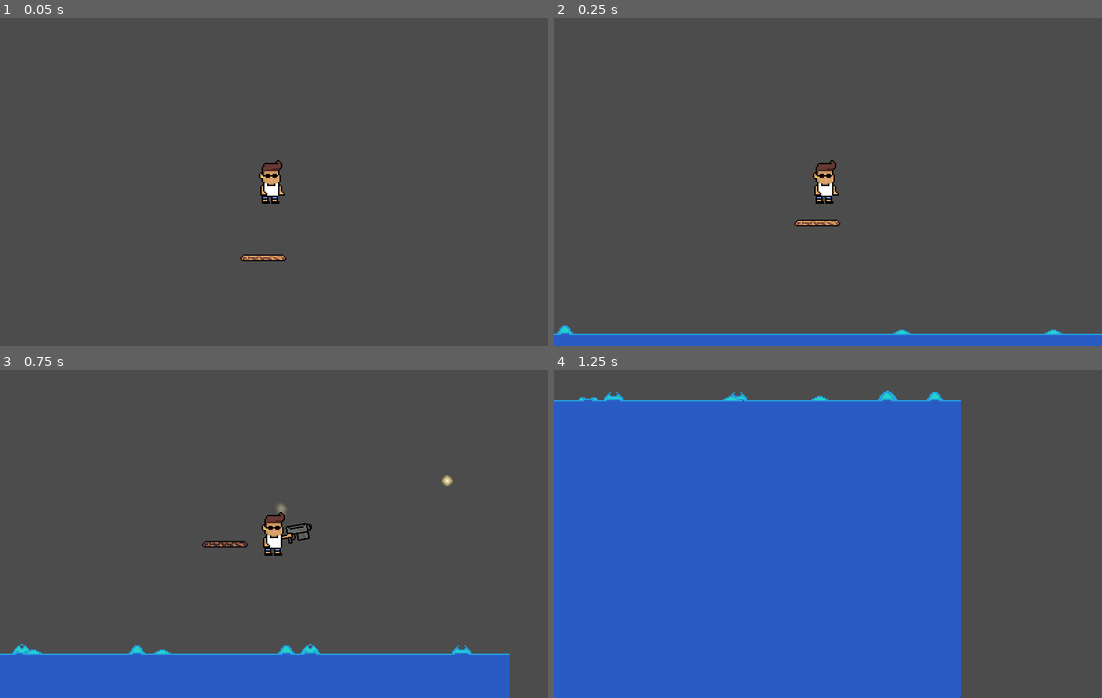
Above: before the commit, frames 1-4 (two rows, left to right).
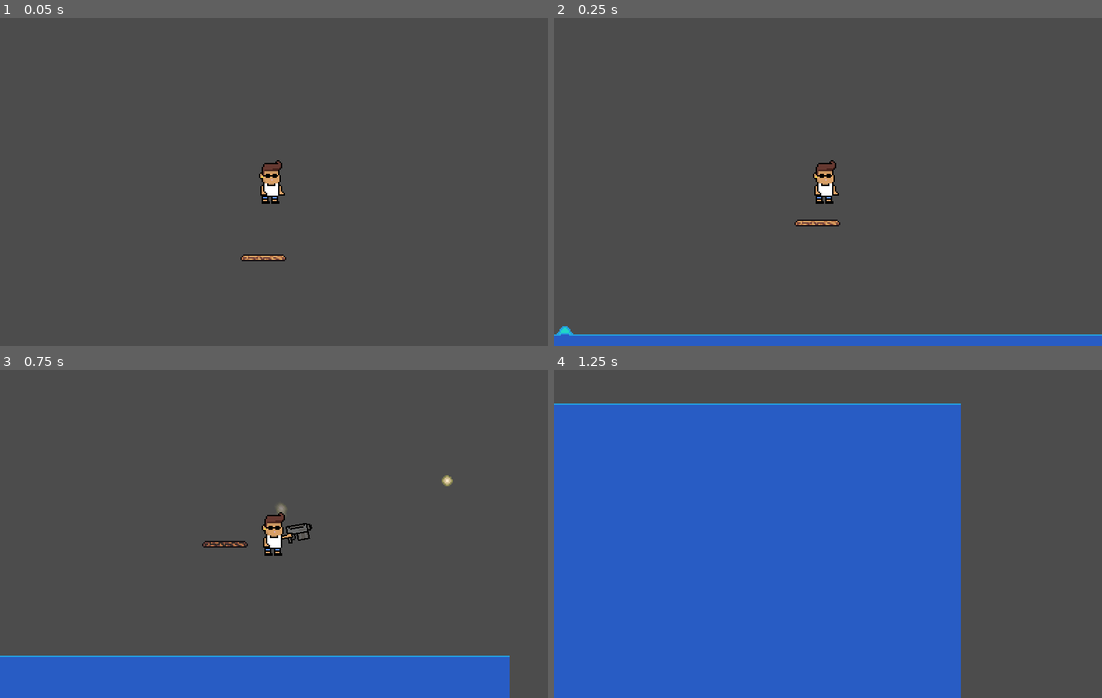
Above: after the commit, the same moments.

Repository: J24556/Red-Rise
Game: Godot game, scene res://Volcano.tscn
Same seed, same stepped clock (60 frames per second), same inputs: the game is played once before the commit and once after it. This scene is started directly instead of the project's main scene.
Inputs (mouse positions are in pixels of both pictures, inside the frame that each line leads up to):
- Up to frame 1 (0.05 s): no input
- Up to frame 2 (0.25 s): no input
- Up to frame 3 (0.75 s): move the mouse to (394, 517) at 0.52 s; press the mouse at (394, 517) at 0.53 s; hold D (move_right) from 0.53 s (still down)
- Up to frame 4 (1.25 s): keep holding D (move_right); tap Space (jump) at 0.77 s

Frame 1 is identical in both runs. In frame 2, 0.5% of the frame differs, in the area x 0-100%, y 93-97%; in frame 3, 1.3%; in frame 4, 1.4%, in the area x 0-75%, y 6-11%.

Commit message:
updated redchad. changed lava.gd to kinematic c
commented out timer start in lava.gd NULL error

Diff:
--- a/Lava/Lava.gd
+++ b/Lava/Lava.gd
@@ -1,4 +1,4 @@
-extends Area2D
+extends KinematicBody2D
 
 const SPEED = 2
 const BUBBLE_TIME = .1
@@ -10,7 +10,7 @@
 
 func _ready():
 	randomize()
-	timer.start(BUBBLE_TIME)
+	#timer.start(BUBBLE_TIME)
 
 func _physics_process(delta):
 	position.y += -1 * SPEED * delta
--- a/Stage.tscn
+++ b/Stage.tscn
@@ -272,490 +272,463 @@
 position = Vector2( -0.0743256, 700 )
 scale = Vector2( 3, 3 )
 frames = SubResource( 13 )
-frame = 9
+frame = 2
 playing = true
 
 [node name="AnimatedSprite2" type="AnimatedSprite" parent="Blue Lava"]
 position = Vector2( 48, 700 )
 scale = Vector2( 3, 3 )
 frames = SubResource( 13 )
-frame = 8
+frame = 1
 playing = true
 
 [node name="AnimatedSprite3" type="AnimatedSprite" parent="Blue Lava"]
 position = Vector2( 96, 700 )
 scale = Vector2( 3, 3 )
 frames = SubResource( 13 )
-frame = 8
+frame = 1
 playing = true
 
 [node name="AnimatedSprite4" type="AnimatedSprite" parent="Blue Lava"]
 position = Vector2( 144, 700 )
 scale = Vector2( 3, 3 )
 frames = SubResource( 13 )
-frame = 8
+frame = 1
 playing = true
 
 [node name="AnimatedSprite5" type="AnimatedSprite" parent="Blue Lava"]
 position = Vector2( 192, 700 )
 scale = Vector2( 3, 3 )
 frames = SubResource( 13 )
-frame = 7
 playing = true
 
 [node name="AnimatedSprite6" type="AnimatedSprite" parent="Blue Lava"]
 position = Vector2( 240, 700 )
 scale = Vector2( 3, 3 )
 frames = SubResource( 13 )
-frame = 7
 playing = true
 
 [node name="AnimatedSprite7" type="AnimatedSprite" parent="Blue Lava"]
 position = Vector2( 287.76, 700 )
 scale = Vector2( 3, 3 )
 frames = SubResource( 13 )
-frame = 9
+frame = 2
 playing = true
 
 [node name="AnimatedSprite8" type="AnimatedSprite" parent="Blue Lava"]
 position = Vector2( 335.76, 700 )
 scale = Vector2( 3, 3 )
 frames = SubResource( 13 )
-frame = 8
+frame = 1
 playing = true
 
 [node name="AnimatedSprite9" type="AnimatedSprite" parent="Blue Lava"]
 position = Vector2( 383.76, 700 )
 scale = Vector2( 3, 3 )
 frames = SubResource( 13 )
-frame = 7
 playing = true
 
 [node name="AnimatedSprite10" type="AnimatedSprite" parent="Blue Lava"]
 position = Vector2( 431.76, 700 )
 scale = Vector2( 3, 3 )
 frames = SubResource( 13 )
-frame = 8
+frame = 1
 playing = true
 
 [node name="AnimatedSprite11" type="AnimatedSprite" parent="Blue Lava"]
 position = Vector2( 479.76, 700 )
 scale = Vector2( 3, 3 )
 frames = SubResource( 13 )
-frame = 7
 playing = true
 
 [node name="AnimatedSprite60" type="AnimatedSprite" parent="Blue Lava"]
 position = Vector2( -527.747, 700 )
 scale = Vector2( 3, 3 )
 frames = SubResource( 13 )
-frame = 8
+frame = 1
 playing = true
 
 [node name="AnimatedSprite61" type="AnimatedSprite" parent="Blue Lava"]
 position = Vector2( -479.747, 700 )
 scale = Vector2( 3, 3 )
 frames = SubResource( 13 )
-frame = 8
+frame = 1
 playing = true
 
 [node name="AnimatedSprite62" type="AnimatedSprite" parent="Blue Lava"]
 position = Vector2( -431.747, 700 )
 scale = Vector2( 3, 3 )
 frames = SubResource( 13 )
-frame = 7
 playing = true
 
 [node name="AnimatedSprite63" type="AnimatedSprite" parent="Blue Lava"]
 position = Vector2( -383.747, 700 )
 scale = Vector2( 3, 3 )
 frames = SubResource( 13 )
-frame = 8
+frame = 1
 playing = true
 
 [node name="AnimatedSprite64" type="AnimatedSprite" parent="Blue Lava"]
 position = Vector2( -335.747, 700 )
 scale = Vector2( 3, 3 )
 frames = SubResource( 13 )
-frame = 7
 playing = true
 
 [node name="AnimatedSprite65" type="AnimatedSprite" parent="Blue Lava"]
 position = Vector2( -287.747, 700 )
 scale = Vector2( 3, 3 )
 frames = SubResource( 13 )
-frame = 7
 playing = true
 
 [node name="AnimatedSprite66" type="AnimatedSprite" parent="Blue Lava"]
 position = Vector2( -239.986, 700 )
 scale = Vector2( 3, 3 )
 frames = SubResource( 13 )
-frame = 8
+frame = 1
 playing = true
 
 [node name="AnimatedSprite67" type="AnimatedSprite" parent="Blue Lava"]
 position = Vector2( -191.986, 700 )
 scale = Vector2( 3, 3 )
 frames = SubResource( 13 )
-frame = 7
 playing = true
 
 [node name="AnimatedSprite68" type="AnimatedSprite" parent="Blue Lava"]
 position = Vector2( -143.986, 700 )
 scale = Vector2( 3, 3 )
 frames = SubResource( 13 )
-frame = 6
+frame = 11
 playing = true
 
 [node name="AnimatedSprite69" type="AnimatedSprite" parent="Blue Lava"]
 position = Vector2( -95.9865, 700 )
 scale = Vector2( 3, 3 )
 frames = SubResource( 13 )
-frame = 7
 playing = true
 
 [node name="AnimatedSprite70" type="AnimatedSprite" parent="Blue Lava"]
 position = Vector2( -47.9864, 700.074 )
 scale = Vector2( 3, 3 )
 frames = SubResource( 13 )
-frame = 6
+frame = 11
 playing = true
 
 [node name="AnimatedSprite12" type="AnimatedSprite" parent="Blue Lava"]
 position = Vector2( 527.76, 700 )
 scale = Vector2( 3, 3 )
 frames = SubResource( 13 )
-frame = 7
 playing = true
 
 [node name="AnimatedSprite13" type="AnimatedSprite" parent="Blue Lava"]
 position = Vector2( 575.904, 700 )
 scale = Vector2( 3, 3 )
 frames = SubResource( 13 )
-frame = 8
+frame = 1
 playing = true
 
 [node name="AnimatedSprite14" type="AnimatedSprite" parent="Blue Lava"]
 position = Vector2( 623.904, 700 )
 scale = Vector2( 3, 3 )
 frames = SubResource( 13 )
-frame = 7
 playing = true
 
 [node name="AnimatedSprite15" type="AnimatedSprite" parent="Blue Lava"]
 position = Vector2( 671.904, 700 )
 scale = Vector2( 3, 3 )
 frames = SubResource( 13 )
-frame = 7
 playing = true
 
 [node name="AnimatedSprite16" type="AnimatedSprite" parent="Blue Lava"]
 position = Vector2( 719.904, 700 )
 scale = Vector2( 3, 3 )
 frames = SubResource( 13 )
-frame = 8
+frame = 1
 playing = true
 
 [node name="AnimatedSprite17" type="AnimatedSprite" parent="Blue Lava"]
 position = Vector2( 767.904, 700 )
 scale = Vector2( 3, 3 )
 frames = SubResource( 13 )
-frame = 7
 playing = true
 
 [node name="AnimatedSprite18" type="AnimatedSprite" parent="Blue Lava"]
 position = Vector2( 815.904, 700 )
 scale = Vector2( 3, 3 )
 frames = SubResource( 13 )
-frame = 7
 playing = true
 
 [node name="AnimatedSprite19" type="AnimatedSprite" parent="Blue Lava"]
 position = Vector2( 863.665, 700 )
 scale = Vector2( 3, 3 )
 frames = SubResource( 13 )
-frame = 8
+frame = 1
 playing = true
 
 [node name="AnimatedSprite20" type="AnimatedSprite" parent="Blue Lava"]
 position = Vector2( 911.665, 700 )
 scale = Vector2( 3, 3 )
 frames = SubResource( 13 )
-frame = 7
 playing = true
 
 [node name="AnimatedSprite21" type="AnimatedSprite" parent="Blue Lava"]
 position = Vector2( 959.665, 700 )
 scale = Vector2( 3, 3 )
 frames = SubResource( 13 )
-frame = 6
+frame = 11
 playing = true
 
 [node name="AnimatedSprite22" type="AnimatedSprite" parent="Blue Lava"]
 position = Vector2( 1007.66, 700 )
 scale = Vector2( 3, 3 )
 frames = SubResource( 13 )
-frame = 7
 playing = true
 
 [node name="AnimatedSprite23" type="AnimatedSprite" parent="Blue Lava"]
 position = Vector2( 1055.66, 700 )
 scale = Vector2( 3, 3 )
 frames = SubResource( 13 )
-frame = 6
+frame = 11
 playing = true
 
 [node name="AnimatedSprite24" type="AnimatedSprite" parent="Blue Lava"]
 position = Vector2( 1103.66, 700 )
 scale = Vector2( 3, 3 )
 frames = SubResource( 13 )
-frame = 6
+frame = 11
 playing = true
 
 [node name="AnimatedSprite25" type="AnimatedSprite" parent="Blue Lava"]
 position = Vector2( 1151.53, 700 )
 scale = Vector2( 3, 3 )
 frames = SubResource( 13 )
-frame = 8
+frame = 1
 playing = true
 
 [node name="AnimatedSprite26" type="AnimatedSprite" parent="Blue Lava"]
 position = Vector2( 1199.53, 700 )
 scale = Vector2( 3, 3 )
 frames = SubResource( 13 )
-frame = 7
 playing = true
 
 [node name="AnimatedSprite27" type="AnimatedSprite" parent="Blue Lava"]
 position = Vector2( 1247.53, 700 )
 scale = Vector2( 3, 3 )
 frames = SubResource( 13 )
-frame = 7
 playing = true
 
 [node name="AnimatedSprite28" type="AnimatedSprite" parent="Blue Lava"]
 position = Vector2( 1295.53, 700 )
 scale = Vector2( 3, 3 )
 frames = SubResource( 13 )
-frame = 8
+frame = 1
 playing = true
 
 [node name="AnimatedSprite29" type="AnimatedSprite" parent="Blue Lava"]
 position = Vector2( 1343.53, 700 )
 scale = Vector2( 3, 3 )
 frames = SubResource( 13 )
-frame = 7
 playing = true
 
 [node name="AnimatedSprite30" type="AnimatedSprite" parent="Blue Lava"]
 position = Vector2( 1391.53, 700 )
 scale = Vector2( 3, 3 )
 frames = SubResource( 13 )
-frame = 7
 playing = true
 
 [node name="AnimatedSprite31" type="AnimatedSprite" parent="Blue Lava"]
 position = Vector2( 1439.29, 700 )
 scale = Vector2( 3, 3 )
 frames = SubResource( 13 )
-frame = 8
+frame = 1
 playing = true
 
 [node name="AnimatedSprite32" type="AnimatedSprite" parent="Blue Lava"]
 position = Vector2( 1487.29, 700 )
 scale = Vector2( 3, 3 )
 frames = SubResource( 13 )
-frame = 7
 playing = true
 
 [node name="AnimatedSprite33" type="AnimatedSprite" parent="Blue Lava"]
 position = Vector2( 1535.29, 700 )
 scale = Vector2( 3, 3 )
 frames = SubResource( 13 )
-frame = 6
+frame = 11
 playing = true
 
 [node name="AnimatedSprite34" type="AnimatedSprite" parent="Blue Lava"]
 position = Vector2( 1583.29, 700 )
 scale = Vector2( 3, 3 )
 frames = SubResource( 13 )
-frame = 7
 playing = true
 
 [node name="AnimatedSprite35" type="AnimatedSprite" parent="Blue Lava"]
 position = Vector2( 1631.29, 700 )
 scale = Vector2( 3, 3 )
 frames = SubResource( 13 )
-frame = 6
+frame = 11
 playing = true
 
 [node name="AnimatedSprite36" type="AnimatedSprite" parent="Blue Lava"]
 position = Vector2( 1679.29, 700 )
 scale = Vector2( 3, 3 )
 frames = SubResource( 13 )
-frame = 6
+frame = 11
 playing = true
 
 [node name="AnimatedSprite37" type="AnimatedSprite" parent="Blue Lava"]
 position = Vector2( 1727.43, 700 )
 scale = Vector2( 3, 3 )
 frames = SubResource( 13 )
-frame = 7
 playing = true
 
 [node name="AnimatedSprite38" type="AnimatedSprite" parent="Blue Lava"]
 position = Vector2( 1775.43, 700 )
 scale = Vector2( 3, 3 )
 frames = SubResource( 13 )
-frame = 6
+frame = 11
 playing = true
 
 [node name="AnimatedSprite39" type="AnimatedSprite" parent="Blue Lava"]
 position = Vector2( 1823.43, 700 )
 scale = Vector2( 3, 3 )
 frames = SubResource( 13 )
-frame = 6
+frame = 11
 playing = true
 
 [node name="AnimatedSprite40" type="AnimatedSprite" parent="Blue Lava"]
 position = Vector2( 1871.43, 700 )
 scale = Vector2( 3, 3 )
 frames = SubResource( 13 )
-frame = 7
 playing = true
 
 [node name="AnimatedSprite41" type="AnimatedSprite" parent="Blue Lava"]
 position = Vector2( 1919.43, 700 )
 scale = Vector2( 3, 3 )
 frames = SubResource( 13 )
-frame = 6
+frame = 11
 playing = true
 
 [node name="AnimatedSprite42" type="AnimatedSprite" parent="Blue Lava"]
 position = Vector2( 1967.43, 700 )
 scale = Vector2( 3, 3 )
 frames = SubResource( 13 )
-frame = 6
+frame = 11
 playing = true
 
 [node name="AnimatedSprite43" type="AnimatedSprite" parent="Blue Lava"]
 position = Vector2( 2015.19, 700 )
 scale = Vector2( 3, 3 )
 frames = SubResource( 13 )
-frame = 7
 playing = true
 
 [node name="AnimatedSprite44" type="AnimatedSprite" parent="Blue Lava"]
 position = Vector2( 2063.19, 700 )
 scale = Vector2( 3, 3 )
 frames = SubResource( 13 )
-frame = 6
+frame = 11
 playing = true
 
 [node name="AnimatedSprite45" type="AnimatedSprite" parent="Blue Lava"]
 position = Vector2( 2111.19, 700 )
 scale = Vector2( 3, 3 )
 frames = SubResource( 13 )
-frame = 5
+frame = 10
 playing = true
 
 [node name="AnimatedSprite46" type="AnimatedSprite" parent="Blue Lava"]
 position = Vector2( 2159.19, 700 )
 scale = Vector2( 3, 3 )
 frames = SubResource( 13 )
-frame = 6
+frame = 11
 playing = true
 
 [node name="AnimatedSprite47" type="AnimatedSprite" parent="Blue Lava"]
 position = Vector2( 2207.19, 700 )
 scale = Vector2( 3, 3 )
 frames = SubResource( 13 )
-frame = 5
+frame = 10
 playing = true
 
 [node name="AnimatedSprite48" type="AnimatedSprite" parent="Blue Lava"]
 position = Vector2( 2255.19, 700 )
 scale = Vector2( 3, 3 )
 frames = SubResource( 13 )
-frame = 5
+frame = 10
 playing = true
 
 [node name="AnimatedSprite49" type="AnimatedSprite" parent="Blue Lava"]
 position = Vector2( 2303.22, 700 )
 scale = Vector2( 3, 3 )
 frames = SubResource( 13 )
-frame = 6
+frame = 11
 playing = true
 
 [node name="AnimatedSprite50" type="AnimatedSprite" parent="Blue Lava"]
 position = Vector2( 2351.22, 700 )
 scale = Vector2( 3, 3 )
 frames = SubResource( 13 )
-frame = 6
+frame = 11
 playing = true
 
 [node name="AnimatedSprite51" type="AnimatedSprite" parent="Blue Lava"]
 position = Vector2( 2399.22, 700 )
 scale = Vector2( 3, 3 )
 frames = SubResource( 13 )
-frame = 7
 playing = true
 
 [node name="AnimatedSprite52" type="AnimatedSprite" parent="Blue Lava"]
 position = Vector2( 2447.22, 700 )
 scale = Vector2( 3, 3 )
 frames = SubResource( 13 )
-frame = 6
+frame = 11
 playing = true
 
 [node name="AnimatedSprite53" type="AnimatedSprite" parent="Blue Lava"]
 position = Vector2( 2495.22, 700 )
 scale = Vector2( 3, 3 )
 frames = SubResource( 13 )
-frame = 6
+frame = 11
 playing = true
 
 [node name="AnimatedSprite54" type="AnimatedSprite" parent="Blue Lava"]
 position = Vector2( 2542.98, 700 )
 scale = Vector2( 3, 3 )
 frames = SubResource( 13 )
-frame = 7
 playing = true
 
 [node name="AnimatedSprite55" type="AnimatedSprite" parent="Blue Lava"]
 position = Vector2( 2590.98, 700 )
 scale = Vector2( 3, 3 )
 frames = SubResource( 13 )
-frame = 6
+frame = 11
 playing = true
 
 [node name="AnimatedSprite56" type="AnimatedSprite" parent="Blue Lava"]
 position = Vector2( 2638.98, 700 )
 scale = Vector2( 3, 3 )
 frames = SubResource( 13 )
-frame = 5
+frame = 10
 playing = true
 
 [node name="AnimatedSprite57" type="AnimatedSprite" parent="Blue Lava"]
 position = Vector2( 2686.98, 700 )
 scale = Vector2( 3, 3 )
 frames = SubResource( 13 )
-frame = 6
+frame = 11
 playing = true
 
 [node name="AnimatedSprite58" type="AnimatedSprite" parent="Blue Lava"]
 position = Vector2( 2734.98, 700 )
 scale = Vector2( 3, 3 )
 frames = SubResource( 13 )
-frame = 5
+frame = 10
 playing = true
 
 [node name="AnimatedSprite59" type="AnimatedSprite" parent="Blue Lava"]
 position = Vector2( 2782.98, 700 )
 scale = Vector2( 3, 3 )
 frames = SubResource( 13 )
-frame = 5
+frame = 10
 playing = true
 
 [node name="Sprite" type="Sprite" parent="Blue Lava"]
Binary file changed: player/chad_in_the_red.png
